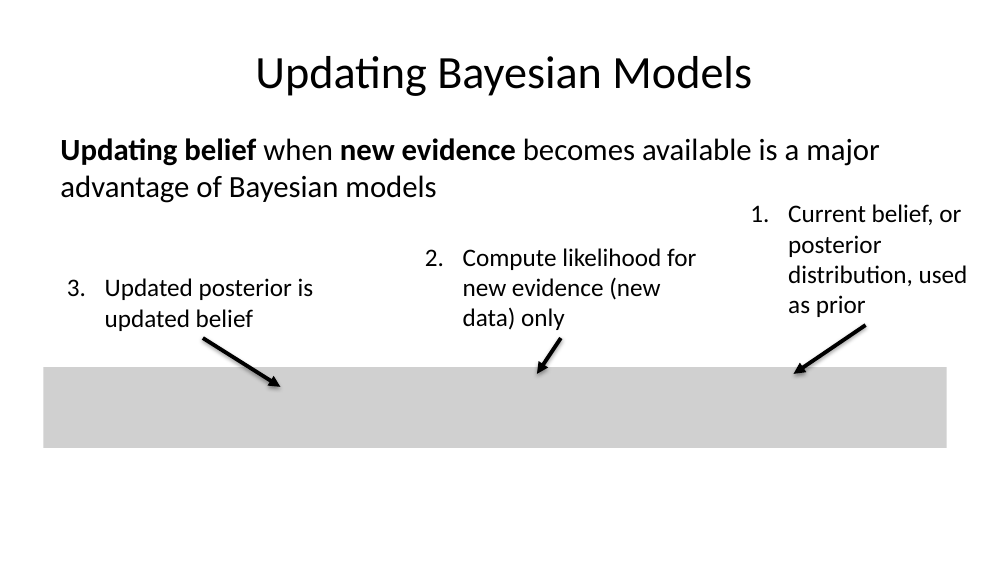
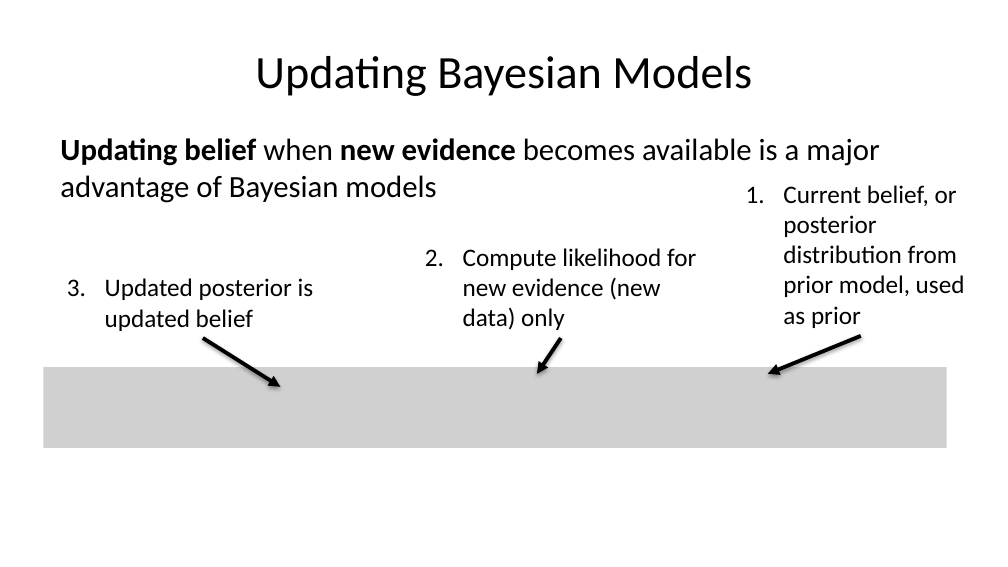
Before and after one commit to StephenElston/CSCI-E-83, a slide deck: slide 37 of LectureSlides/07_IntroductionToBayesModels.pptx. Drawn at 1008x567 pixels with LibreOffice and Linux fonts; fonts in the diff are those of the drawing; grey boxes stand for pictures. Boxes give left, top, right and bottom in pixels: in the first picture for what was removed or moved away, otherwise in the second. Text is boxed around its words. In the diff, an @@ line names an element or a change of style, - is before the commit and + after.

```diff
--- a/LectureSlides/07_IntroductionToBayesModels.pptx
+++ b/LectureSlides/07_IntroductionToBayesModels.pptx
@@ text at <box>783,185,965,328</box>: text changed @@
-1. Current belief, or posterior distribution, used as prior
+1. Current belief, or posterior distribution from prior model, used as prior
@@ arrow moved from (866, 325) - (793, 374) to (861, 336) - (768, 374) @@
```
Also in this commit, not shown: 3 other slides changed, 1 slide added, 1 other file.
